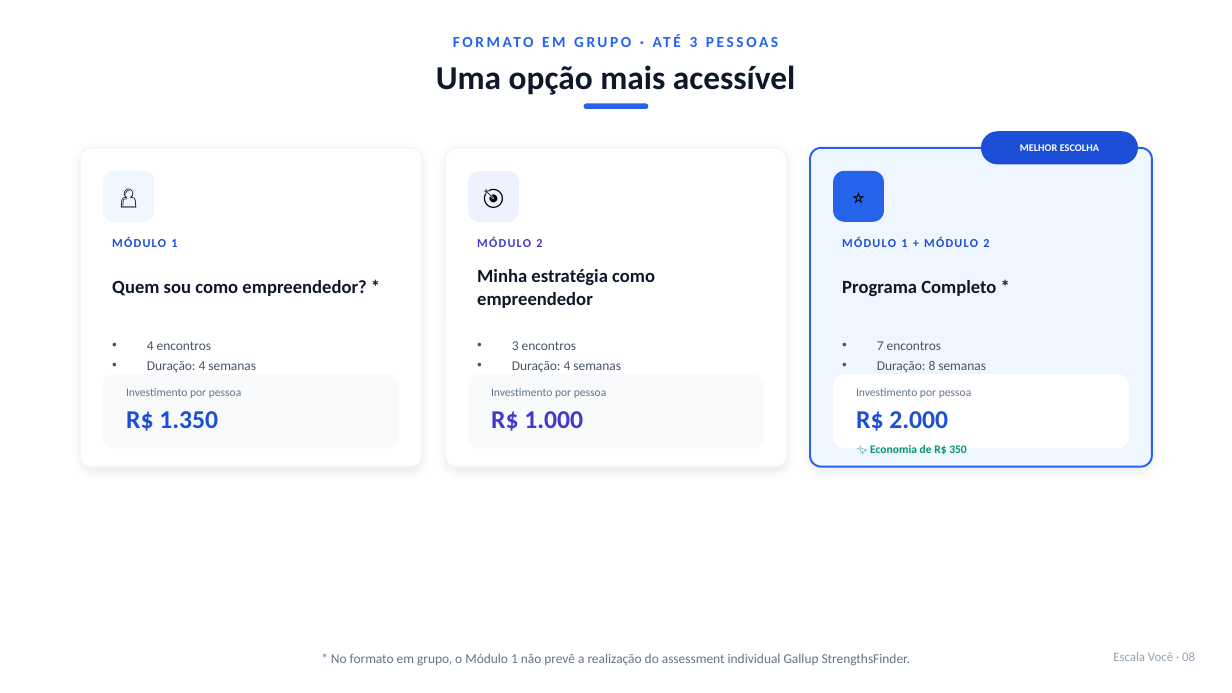
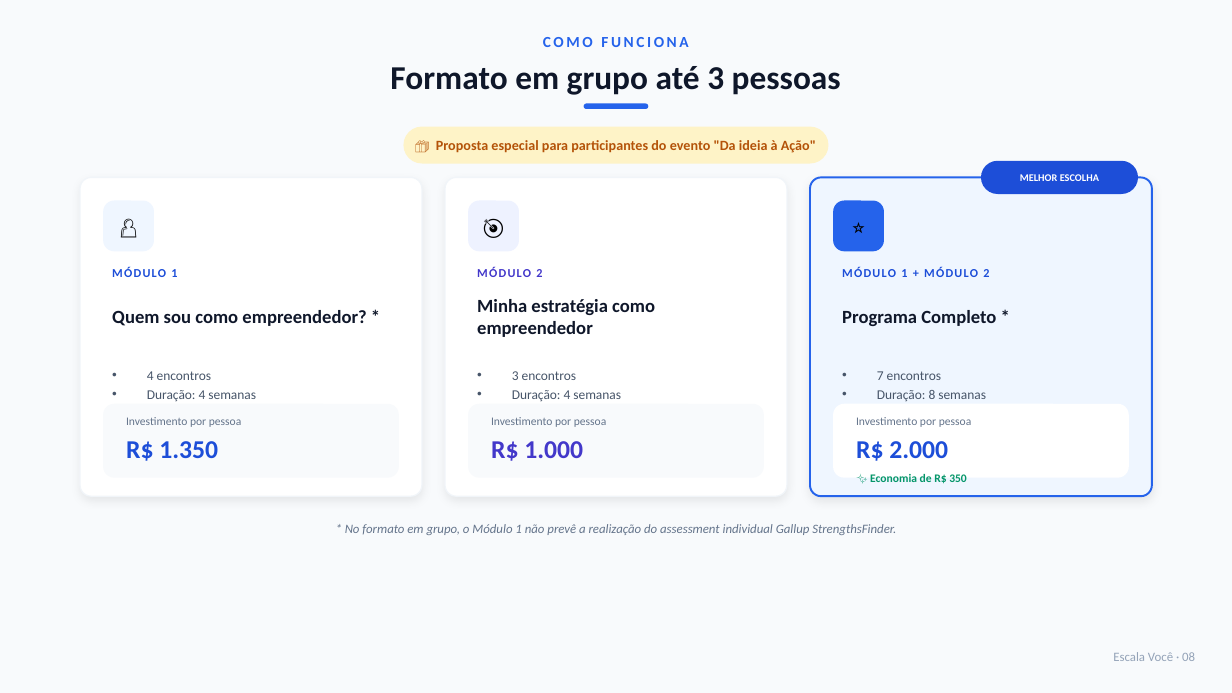
Before and after one commit to josealmeida-ai/escala-voce, a slide deck: slide 8 of apresentacao.pptx. Drawn at 1232x693 pixels with LibreOffice and Linux fonts; fonts in the diff are those of the drawing. Boxes give left, top, right and bottom in pixels: in the first picture for what was removed or moved away, otherwise in the second. Text is boxed around its words. In the diff, an @@ line names an element or a change of style, - is before the commit and + after.

```diff
--- a/apresentacao.pptx
+++ b/apresentacao.pptx
@@ background #FFFFFF to #F8FAFC @@
@@ text added at (x1=543, y1=37, x2=688, y2=47), 12 pt, text #2563EB, bold @@
+COMO FUNCIONA
@@ text at (x1=390, y1=66, x2=841, y2=95): text changed; size 12 to 26 pt; text colour #2563EB to #0F172A @@
-FORMATO EM GRUPO · ATÉ 3 PESSOAS
+Formato em grupo até 3 pessoas
@@ text removed at (x1=436, y1=65, x2=795, y2=95) @@
-Uma opção mais acessível
@@ rounded rectangle added at (x1=404, y1=127, x2=829, y2=164), fill #FEF3C7 @@
@@ text added at (x1=436, y1=140, x2=816, y2=153), 11 pt, text #B45309, bold @@
+🎁 Proposta especial para participantes do evento "Da ideia à Ação"
@@ 20 texts, 10 rounded rectangles moved together from (x1=80, y1=131, x2=1153, y2=467) to (x1=80, y1=161, x2=1153, y2=496) @@
@@ text "* No formato em grupo, ..." moved from (x1=331, y1=653, x2=910, y2=666) to (x1=345, y1=524, x2=896, y2=535) @@
@@ text "* No formato em grupo, ..." at (x1=345, y1=524, x2=896, y2=535): size 10.5 to 10 pt, italic on @@
```
Also in this commit, not shown: 3 other slides changed, 6 other files.
